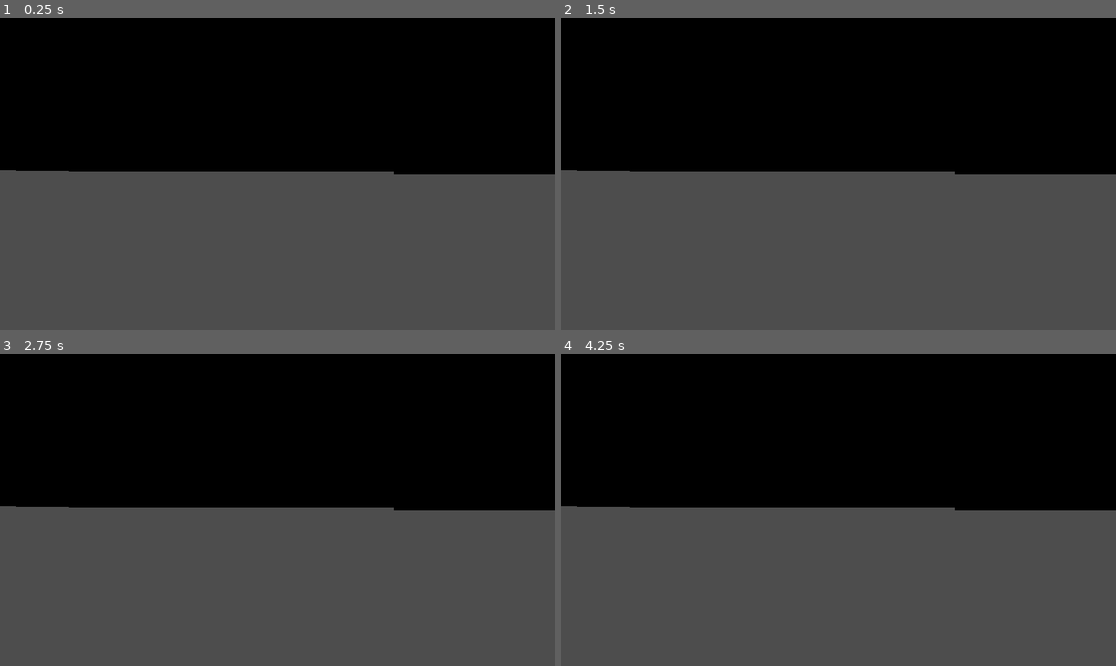
Above: before the commit, frames 1-4 (two rows, left to right).
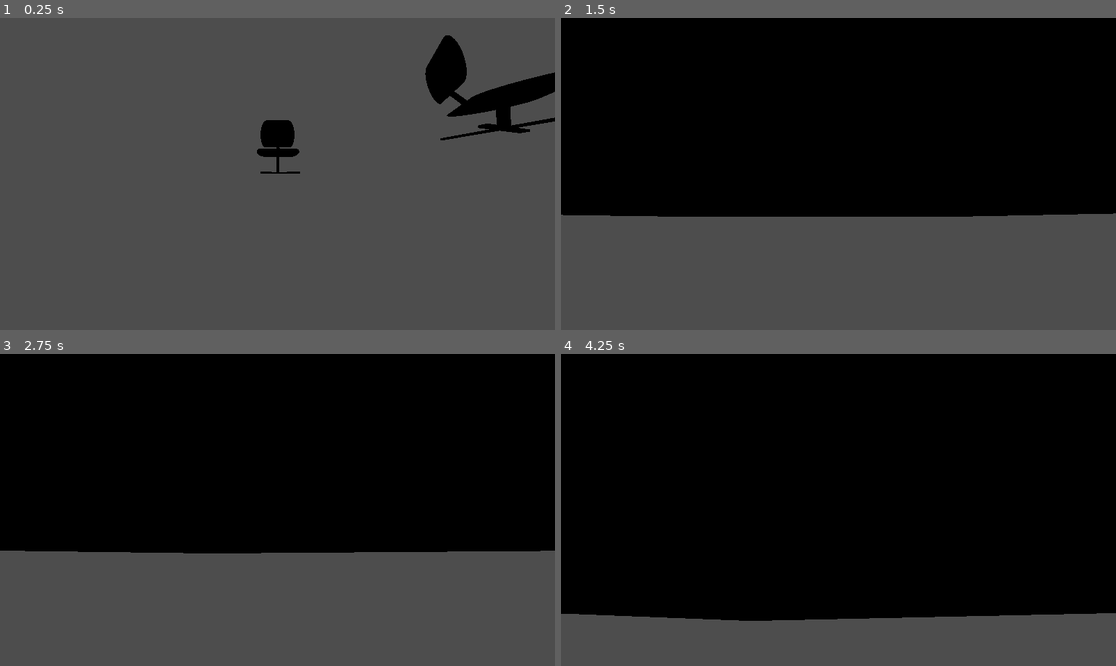
Above: after the commit, the same moments.

Repository: rafaguzmanval/EV
Game: Godot game, scene res://primera_escena.tscn
The game is run twice, just before and just after one commit, with the same random seed, the same clock (stepped at 60 frames per second) and the same inputs.
Inputs:
- Up to frame 1 (0.25 s): no input
- Up to frame 2 (1.5 s): tap Enter at 0.5 s; hold Down (camara_abajo, bound only after the commit) 0.53-1.28 s; tap Up (camara_arriba, bound only after the commit) at 0.8, 1.35 s
- Up to frame 3 (2.75 s): tap Right (camara_derecha, bound only after the commit) at 1.55 s; tap Space at 2 s; hold Right (camara_derecha, bound only after the commit) from 2.03 s (still down); tap Left (camara_izquierda, bound only after the commit) at 2.3 s
- Up to frame 4 (4.25 s): tap Enter at 2.75 s; release Right (camara_derecha, bound only after the commit) at 2.78 s; tap Left (camara_izquierda, bound only after the commit) at 2.85 s; tap Down (camara_abajo, bound only after the commit) at 3.05 s; tap Space at 3.5 s; hold Down (camara_abajo, bound only after the commit) from 3.53 s (still down); tap Up (camara_arriba, bound only after the commit) at 3.8 s

The runs differ from the first frame. In frame 1, 46% of the frame differs, in the area x 0-100%, y 0-51%; in frame 2, 14%; in frame 3, 14%; in frame 4, 35%.

Commit message:
rotaciones

Diff:
--- /dev/null
+++ b/Camera3D.gd
@@ -0,0 +1,11 @@
+extends Camera3D
+
+
+# Called when the node enters the scene tree for the first time.
+func _ready():
+	pass # Replace with function body.
+
+
+# Called every frame. 'delta' is the elapsed time since the previous frame.
+func _process(delta):
+	look_at(Vector3(0,0,0))
--- /dev/null
+++ b/Node3D.gd
@@ -0,0 +1,17 @@
+extends Node3D
+
+
+var y = 0.0
+
+# Called when the node enters the scene tree for the first time.
+func _ready():
+	pass # Replace with function body.
+
+
+# Called every frame. 'delta' is the elapsed time since the previous frame.
+func _process(delta):
+	if Input.is_action_pressed("camara_derecha"):
+		rotate_y(0.01)
+	if Input.is_action_pressed("camara_izquierda"):
+		y = y - 0.01
+		rotate_y(-0.01)
--- /dev/null
+++ b/ejex.gd
@@ -0,0 +1,16 @@
+extends Node3D
+
+var x = 0.0
+# Called when the node enters the scene tree for the first time.
+func _ready():
+	pass # Replace with function body.
+
+
+# Called every frame. 'delta' is the elapsed time since the previous frame.
+func _process(delta):
+	if Input.is_action_pressed("camara_arriba") and x > -0.9 :
+		x = x - 0.01
+		rotate_x(-0.01)
+	if Input.is_action_pressed("camara_abajo") and x < 0.9:
+		x = x + 0.01
+		rotate_x(0.01)
--- /dev/null
+++ b/habitaciones.tscn
@@ -0,0 +1,15 @@
+[gd_scene format=3 uid="uid://c1amo78obnggt"]
+
+[node name="CSGBox3D" type="CSGBox3D"]
+transform = Transform3D(1, 0, 0, 0, 1, 0, 0, 0, 1, 181.788, 26.4858, -54.2594)
+size = Vector3(382.386, 59.6381, 226.597)
+
+[node name="CSGBox3D2" type="CSGBox3D" parent="."]
+transform = Transform3D(1, 0, 0, 0, 1, 0, 0, 0, 1, -88.8103, -4.50624, -14.3955)
+operation = 2
+size = Vector3(62.4326, 68.6506, 224.213)
+
+[node name="CSGBox3D" type="CSGBox3D" parent="."]
+transform = Transform3D(1, 0, 0, 0, 1, 0, 0, 0, 1, -231.131, -4.78273, 188.408)
+operation = 2
+size = Vector3(188.568, 89.546, 226.597)
--- a/primera_escena.tscn
+++ b/primera_escena.tscn
@@ -1,56 +1,44 @@
-[gd_scene load_steps=2 format=3 uid="uid://c5ws8kw10nml"]
+[gd_scene load_steps=5 format=3 uid="uid://c5ws8kw10nml"]
 
+[ext_resource type="Script" path="res://Camera3D.gd" id="1_2k6rf"]
 [ext_resource type="PackedScene" uid="uid://bwh0bw5w2fly0" path="res://chair.tscn" id="1_mmenq"]
+[ext_resource type="Script" path="res://Node3D.gd" id="2_giaxu"]
+[ext_resource type="Script" path="res://ejex.gd" id="3_a5s8x"]
 
 [node name="Node3D" type="Node3D"]
-
-[node name="Camera3D" type="Camera3D" parent="."]
-transform = Transform3D(1, 0, 0, 0, 1, 0, 0, 0, 1, -1.37643, -0.380493, -0.036911)
 
 [node name="OmniLight3D" type="OmniLight3D" parent="."]
 transform = Transform3D(1, 0, 0, 0, 1, 0, 0, 0, 1, 1078.65, 0, 0)
 
 [node name="chair2" parent="." instance=ExtResource("1_mmenq")]
-transform = Transform3D(0.761516, 0, -0.648147, 0, 1, 0, 0.648147, 0, 0.761516, -4.20999, 0.297561, 9.52177)
+transform = Transform3D(0.761516, 0, -0.648147, 0, 1, 0, 0.648147, 0, 0.761516, -4.55015, 1.2159, 9.34402)
 
 [node name="chair" parent="." instance=ExtResource("1_mmenq")]
-transform = Transform3D(0.63737, 0, 0.770558, 0, 1, 0, -0.770558, 0, 0.63737, 3.10355, 0.373798, 8.5329)
+
+[node name="ejey" type="Node3D" parent="chair"]
+transform = Transform3D(1, 0, 2.98023e-08, 0, 1, 0, -2.98023e-08, 0, 1, 0, 0, 0)
+script = ExtResource("2_giaxu")
+
+[node name="ejex" type="Node3D" parent="chair/ejey"]
+script = ExtResource("3_a5s8x")
+
+[node name="Camera3D" type="Camera3D" parent="chair/ejey/ejex"]
+transform = Transform3D(1, 0, 1.78814e-07, 0, 1, 0, -1.78814e-07, 0, 1, 0, 0, 6)
+fov = 106.668
+script = ExtResource("1_2k6rf")
 
 [node name="chair4" parent="." instance=ExtResource("1_mmenq")]
-transform = Transform3D(0.599219, 0, -0.800585, 0, 1, 0, 0.800585, 0, 0.599219, -6.55689, 0.33027, 6.71071)
+transform = Transform3D(0.599219, 0, -0.800585, 0, 1, 0, 0.800585, 0, 0.599219, -6.89705, 1.35953, 6.53296)
 
 [node name="chair3" parent="." instance=ExtResource("1_mmenq")]
-transform = Transform3D(0.998745, 0, 0.0500875, 0, 1, 0, -0.0500875, 0, 0.998745, -0.343198, 0.272685, 10.7251)
+transform = Transform3D(0.998745, 0, 0.0500875, 0, 1, 0, -0.0500875, 0, 0.998745, -0.683355, 1.30195, 10.5473)
 
 [node name="chair6" parent="." instance=ExtResource("1_mmenq")]
-transform = Transform3D(0.604418, 0, 0.796667, 0, 1, 0, -0.796667, 0, 0.604418, 7.48716, 0.375025, 2.35044)
+transform = Transform3D(0.604418, 0, 0.796667, 0, 1, 0, -0.796667, 0, 0.604418, 7.147, 1.40429, 2.17269)
 
 [node name="chair5" parent="." instance=ExtResource("1_mmenq")]
-transform = Transform3D(0.643563, 0, 0.765393, 0, 1, 0, -0.765393, 0, 0.643563, 5.81703, 0.34865, 5.71489)
+transform = Transform3D(0.643563, 0, 0.765393, 0, 1, 0, -0.765393, 0, 0.643563, 5.47687, 1.37791, 5.53714)
 
 [node name="CSGBox3D" type="CSGBox3D" parent="."]
-transform = Transform3D(1, 0, 0, 0, 1, 0, 0, 0, 1, -10.4919, 4.24777, -13.2125)
-size = Vector3(80, 9.63672, 80)
-
-[node name="CSGBox3D2" type="CSGBox3D" parent="CSGBox3D"]
-transform = Transform3D(1, 0, 0, 0, 1, 0, 0, 0, 1, 0.834717, 0, 0)
-operation = 2
-size = Vector3(78, 8, 78)
-
-[node name="CSGBox3D3" type="CSGBox3D" parent="."]
-transform = Transform3D(1, 0, 0, 0, 1, 0, 0, 0, 1, 214.395, 4.27123, -60.9843)
-size = Vector3(242.99, 9.63672, 207.15)
-
-[node name="CSGBox3D2" type="CSGBox3D" parent="CSGBox3D3"]
-transform = Transform3D(1, 0, 0, 0, 1, 0, 0, 0, 1, 0.352478, 0, 1.83475)
-operation = 2
-size = Vector3(236.717, 8, 197.494)
-
-[node name="CSGBox3D2" type="CSGBox3D" parent="."]
-transform = Transform3D(1, 0, 0, 0, 1, 0, 0, 0, 1, 56.6459, 4.24777, 34.4502)
-size = Vector3(80, 9.63672, 15.6758)
-
-[node name="CSGBox3D2" type="CSGBox3D" parent="CSGBox3D2"]
-transform = Transform3D(1, 0, 0, 0, 1, 0, 0, 0, 1, 0.834717, 0, 0.201813)
-operation = 2
-size = Vector3(78, 8, 13.3161)
+transform = Transform3D(1, 0, 0, 0, 1, 0, 0, 0, 1, -15.7755, 30.9789, 6.94504)
+size = Vector3(212.505, 62.9577, 197.924)
--- a/project.godot
+++ b/project.godot
@@ -14,3 +14,26 @@
 run/main_scene="res://primera_escena.tscn"
 config/features=PackedStringArray("4.2", "Forward Plus")
 config/icon="res://icon.svg"
+
+[input]
+
+camara_izquierda={
+"deadzone": 0.5,
+"events": [Object(InputEventKey,"resource_local_to_scene":false,"resource_name":"","device":0,"window_id":0,"alt_pressed":false,"shift_pressed":false,"ctrl_pressed":false,"meta_pressed":false,"pressed":false,"keycode":0,"physical_keycode":4194319,"key_label":0,"unicode":0,"echo":false,"script":null)
+]
+}
+camara_derecha={
+"deadzone": 0.5,
+"events": [Object(InputEventKey,"resource_local_to_scene":false,"resource_name":"","device":0,"window_id":0,"alt_pressed":false,"shift_pressed":false,"ctrl_pressed":false,"meta_pressed":false,"pressed":false,"keycode":0,"physical_keycode":4194321,"key_label":0,"unicode":0,"echo":false,"script":null)
+]
+}
+camara_arriba={
+"deadzone": 0.5,
+"events": [Object(InputEventKey,"resource_local_to_scene":false,"resource_name":"","device":0,"window_id":0,"alt_pressed":false,"shift_pressed":false,"ctrl_pressed":false,"meta_pressed":false,"pressed":false,"keycode":0,"physical_keycode":4194320,"key_label":0,"unicode":0,"echo":false,"script":null)
+]
+}
+camara_abajo={
+"deadzone": 0.5,
+"events": [Object(InputEventKey,"resource_local_to_scene":false,"resource_name":"","device":-1,"window_id":0,"alt_pressed":false,"shift_pressed":false,"ctrl_pressed":false,"meta_pressed":false,"pressed":false,"keycode":0,"physical_keycode":4194322,"key_label":0,"unicode":0,"echo":false,"script":null)
+]
+}
